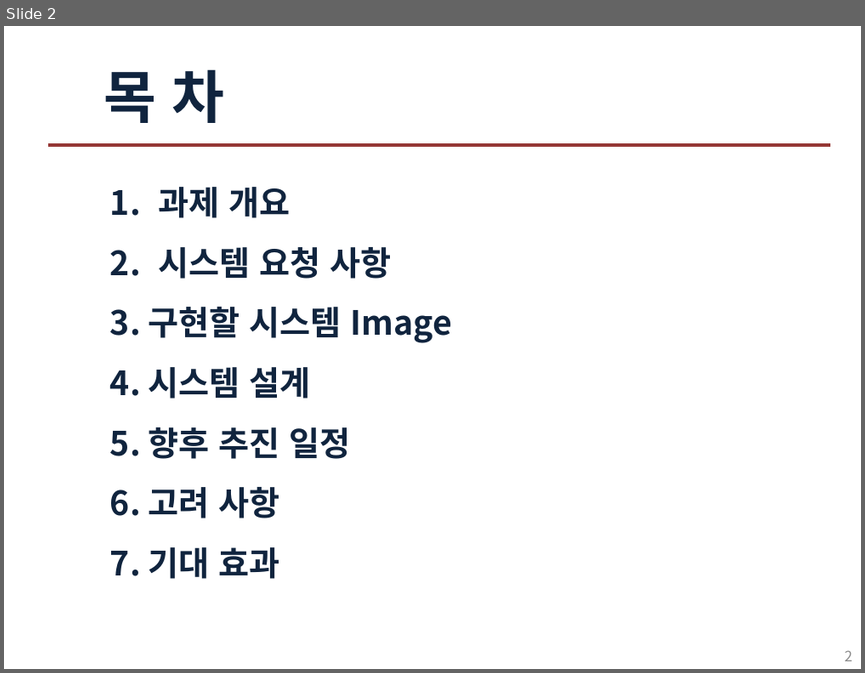
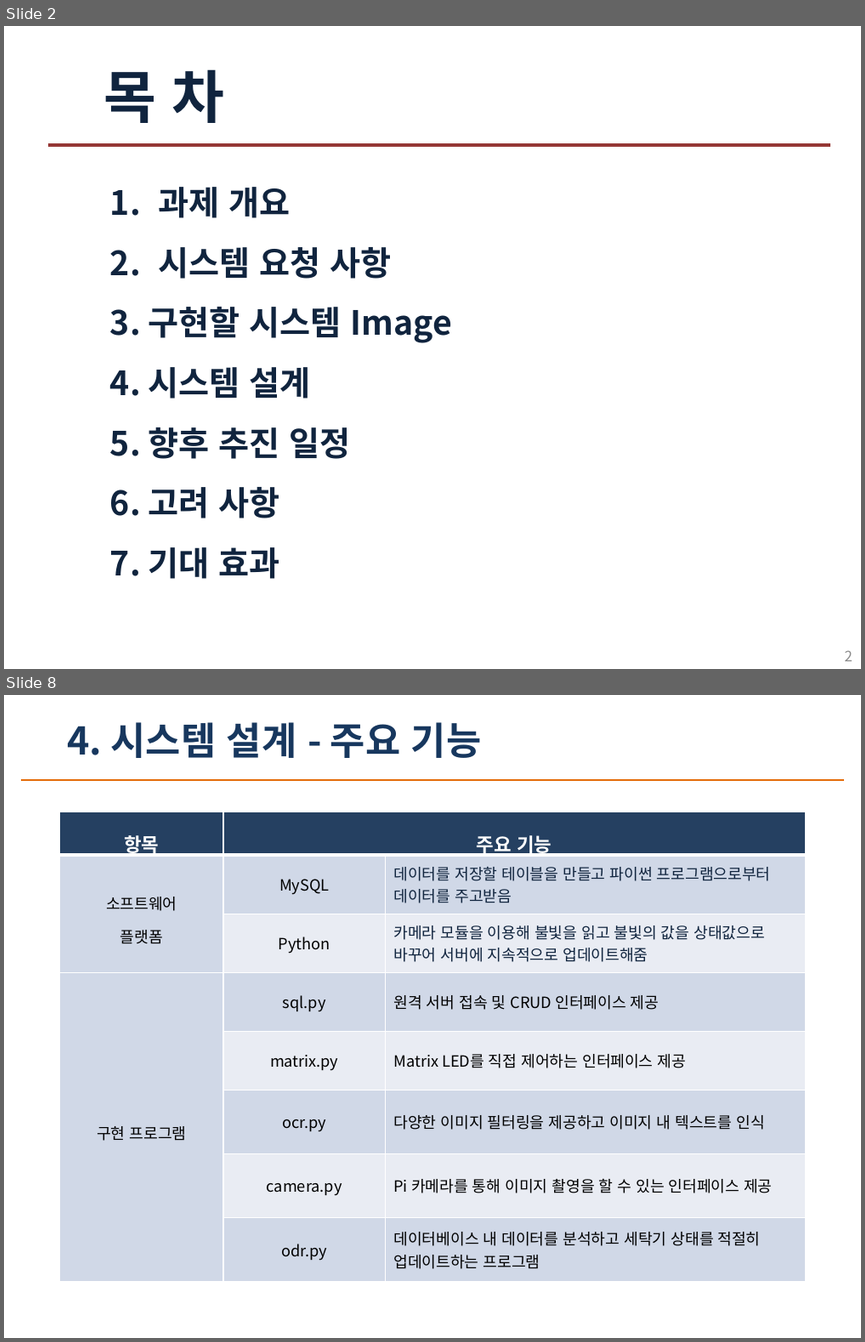
Before and after one commit to wonsokchoi/16project, a slide deck: team_ppt/Find Sit Project 발표 PPT.pptx. Shown one above the other, each under a label of ours: slide 2 before the commit, slides 2 and 8 after it; the slides between them are not shown. The pictures are 865x673 and 865x1342 pixels, drawn with LibreOffice and Linux fonts; fonts in the diff are those of the drawing; background and template pictures are left out. Boxes give left, top, right and bottom in pixels: in the first picture for what was removed or moved away, otherwise in the second. Text is boxed around its words. In the diff, an @@ line names an element or a change of style, - is before the commit and + after.

```diff
--- a/team_ppt/Find Sit Project 발표 PPT.pptx
+++ b/team_ppt/Find Sit Project 발표 PPT.pptx
@@ slide 8 added at (4, 695, 861, 1338), background #FFFFFF @@
@@ text added at (67, 722, 481, 758), 32 pt, text #17375E, bold @@
+4. 시스템 설계 - 주요 기능
@@ line added from (21, 780) to (844, 780), #E46C0A 1.5 pt @@
@@ table added at (60, 812, 805, 1280), 8 rows, 3 columns @@
+항목 | 주요 기능 | 
+소프트웨어 / 플랫폼 | MySQL | 데이터를 저장할 테이블을 만들고 파이썬 프로그램으로부터 데이터를 주고받음
+ | Python | 카메라 모듈을 이용해 불빛을 읽고 불빛의 값을 상태값으로 바꾸어 서버에 지속적으로 업데이트해줌
+구현 프로그램 | sql.py | 원격 서버 접속 및 CRUD 인터페이스 제공
+ | matrix.py | Matrix LED를 직접 제어하는 인터페이스 제공
+ | ocr.py | 다양한 이미지 필터링을 제공하고 이미지 내 텍스트를 인식
+ | camera.py | Pi 카메라를 통해 이미지 촬영을 할 수 있는 인터페이스 제공
+ | odr.py | 데이터베이스 내 데이터를 분석하고 세탁기 상태를 적절히 업데이트하는 프로그램
```
Also in this commit, not shown: 4 slides changed, 4 other slides added, 7 slides removed.
